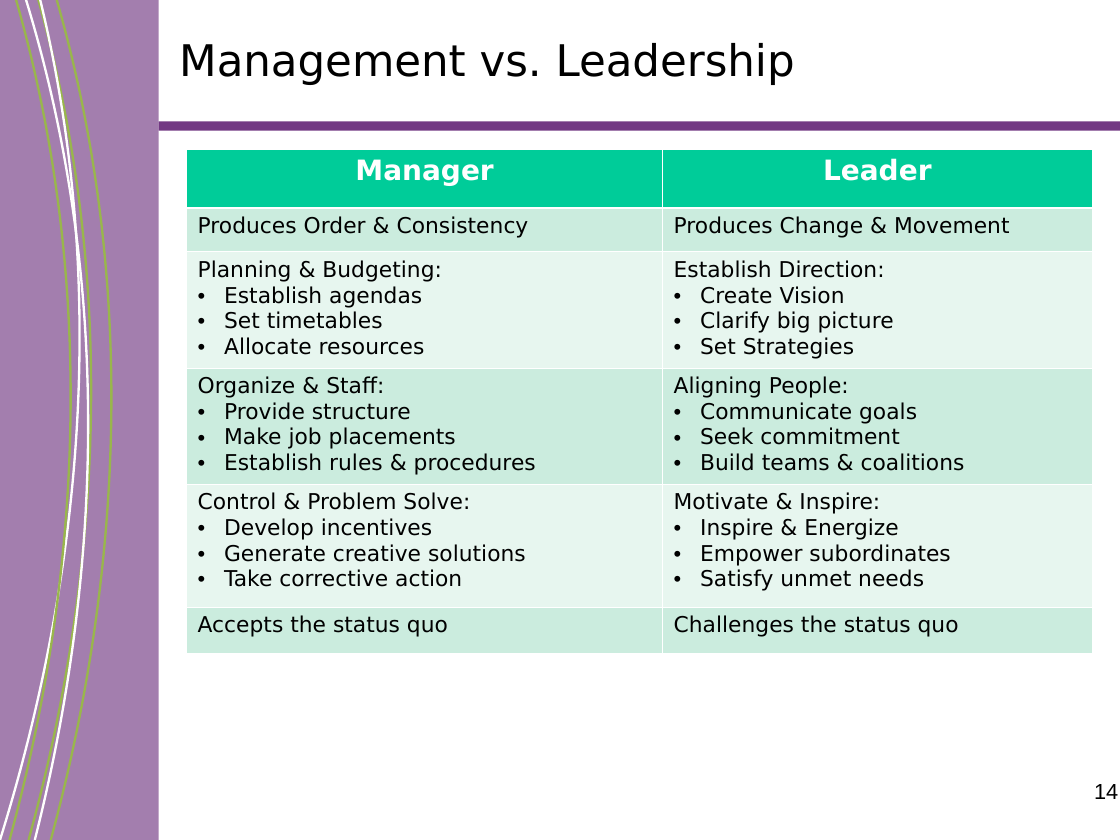
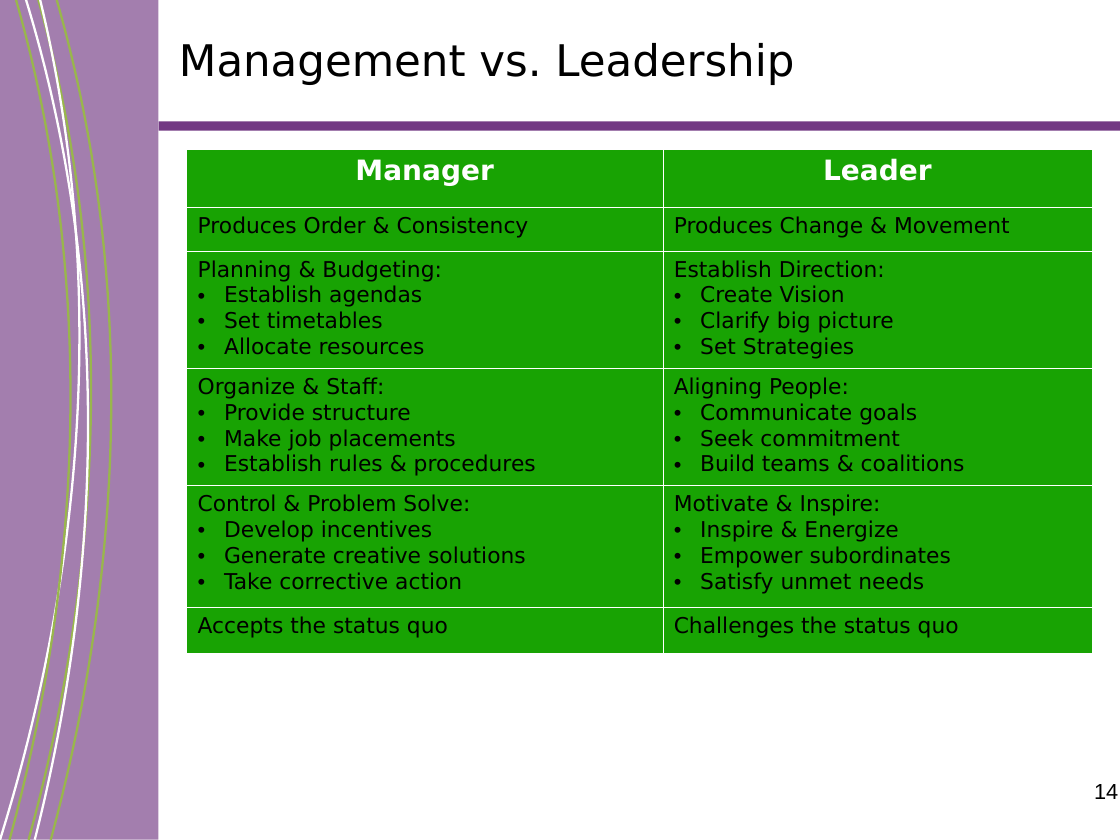
Before and after one commit to ChefPlex/teaching-notes, a slide deck: slide 14 of project-management/year-up/Year Up - ProSkills 102_20151124_v02.ppt. Drawn at 1120x840 pixels with LibreOffice and Linux fonts; fonts in the diff are those of the drawing; background and template pictures are left out. Boxes give left, top, right and bottom in pixels: in the first picture for what was removed or moved away, otherwise in the second. Text is boxed around its words. In the diff, an @@ line names an element or a change of style, - is before the commit and + after.

```diff
--- a/project-management/year-up/Year Up - ProSkills 102_20151124_v02.ppt
+++ b/project-management/year-up/Year Up - ProSkills 102_20151124_v02.ppt
@@ freeform shape at <box>0,0,119,840</box>: outline #FFFFFE 1.5 pt to #FFFFFE 1.47 pt; outline redrawn @@
@@ freeform shape at <box>10,0,109,840</box>: outline #99B64C 1.5 pt to #99B64C 1.47 pt; outline redrawn @@
@@ freeform shape at <box>26,0,124,840</box>: outline #FFFFFE 1.5 pt to #FFFFFE 1.47 pt; outline redrawn @@
@@ freeform shape at <box>28,0,129,840</box>: outline #99B64C 1.5 pt to #99B64C 1.47 pt @@
@@ freeform shape at <box>51,0,148,839</box>: outline #99B64C 1.5 pt to #99B64C 1.47 pt @@
@@ table at <box>187,149,1092,653</box> @@
@@ fill #00CC99 to #18A303 in row 1 @@
@@ fill #CBECDE to #18A303 in 6 cells @@
@@ fill #E7F6EF to #18A303 in 4 cells @@
@@ indent changed @@
@@ borders changed @@
```
Also in this commit, not shown: 21 other slides changed, 6 other files.
